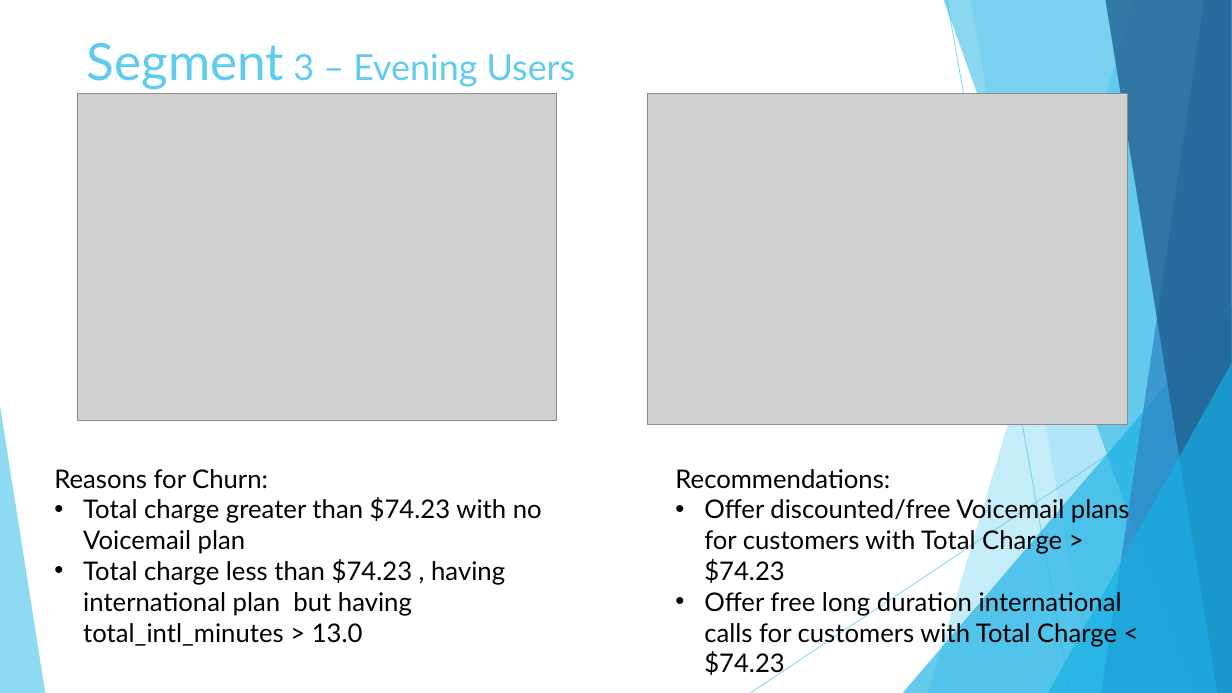
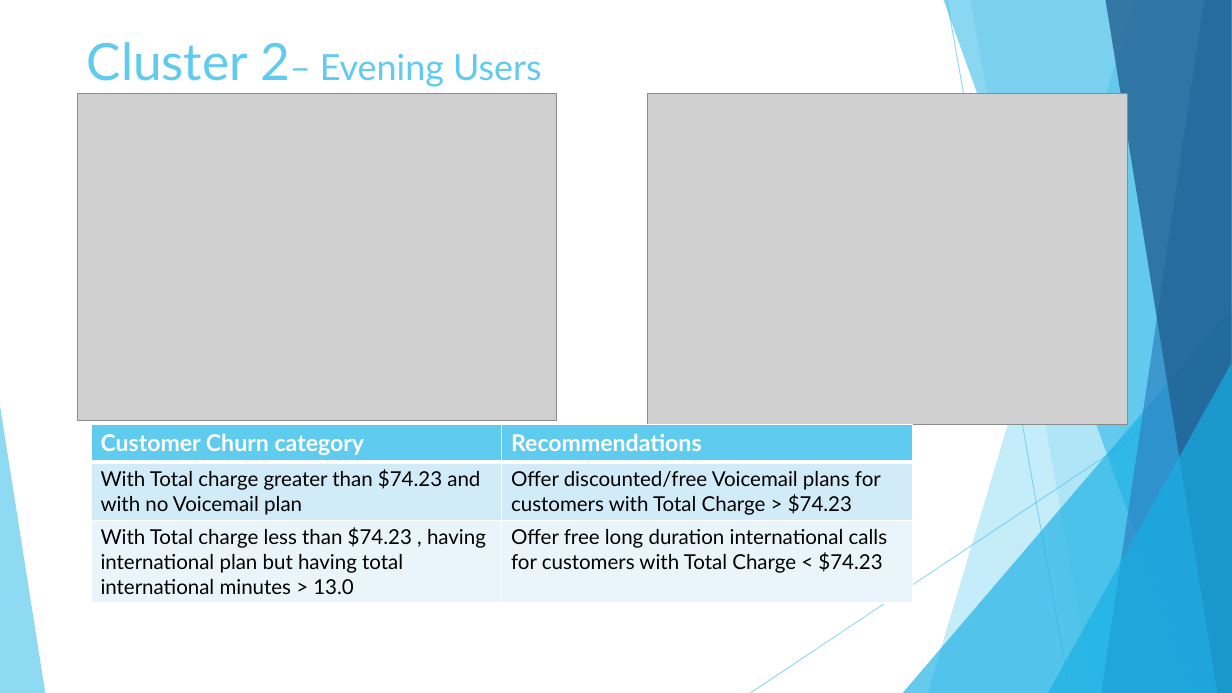
Before and after one commit to abahl88/Independent-Projects, a slide deck: slide 9 of Telecom Customer Churn/Telco Churn Presentation.pptx. Drawn at 1232x693 pixels with LibreOffice and Linux fonts; fonts in the diff are those of the drawing; grey boxes stand for pictures. Boxes give left, top, right and bottom in pixels: in the first picture for what was removed or moved away, otherwise in the second. Text is boxed around its words. In the diff, an @@ line names an element or a change of style, - is before the commit and + after.

```diff
--- a/Telecom Customer Churn/Telco Churn Presentation.pptx
+++ b/Telecom Customer Churn/Telco Churn Presentation.pptx
@@ title at [87, 42, 542, 87]: text changed @@
-Segment 3 – Evening Users
+Cluster 2– Evening Users
@@ table added at [91, 424, 912, 604], 3 rows, 2 columns @@
+Customer Churn category | Recommendations
+With Total charge greater than $74.23 and with no Voicemail plan | Offer discounted/free Voicemail plans for customers with Total Charge > $74.23
+With Total charge less than $74.23 , having international plan but having total international minutes > 13.0 | Offer free long duration international calls for customers with Total Charge < $74.23
@@ text removed at [54, 469, 542, 646] @@
-Reasons for Churn:
-• Total charge greater than $74.23 with no Voicemail plan
-• Total charge less than $74.23 , having international plan but having total_intl_minutes > 13.0
@@ text removed at [675, 469, 1130, 678] @@
-Recommendations:
-• Offer discounted/free Voicemail plans for customers with Total Charge > $74.23
-• Offer free long duration international calls for customers with Total Charge < $74.23
```
Also in this commit, not shown: 10 other slides changed, 1 other file.
